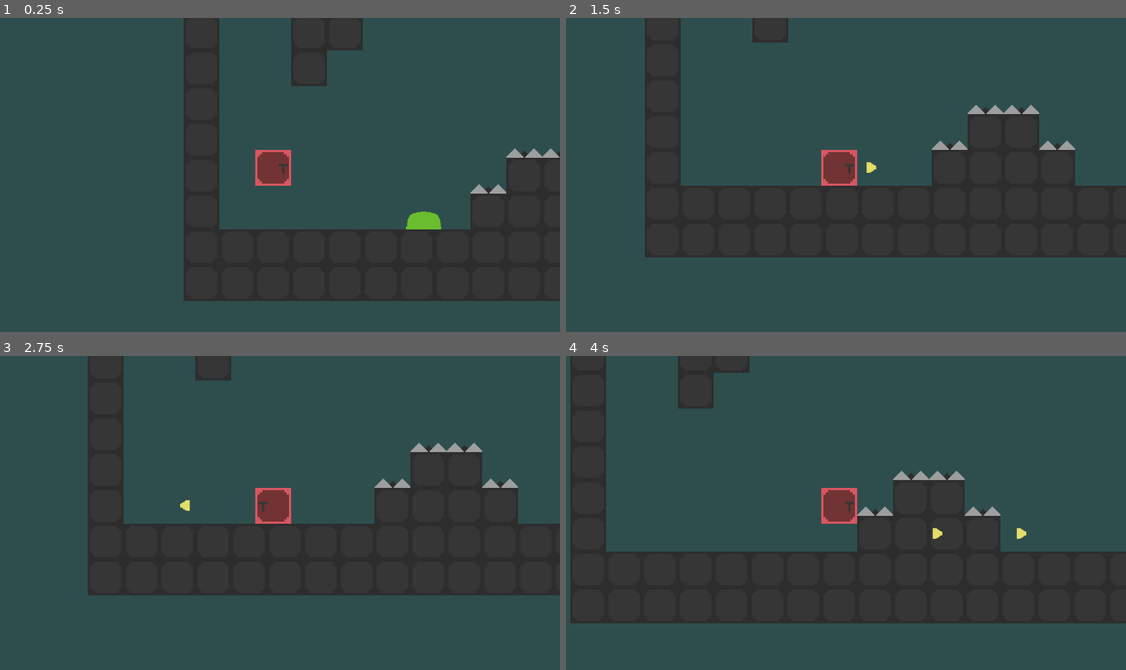
Above: before the commit, frames 1-4 (two rows, left to right).
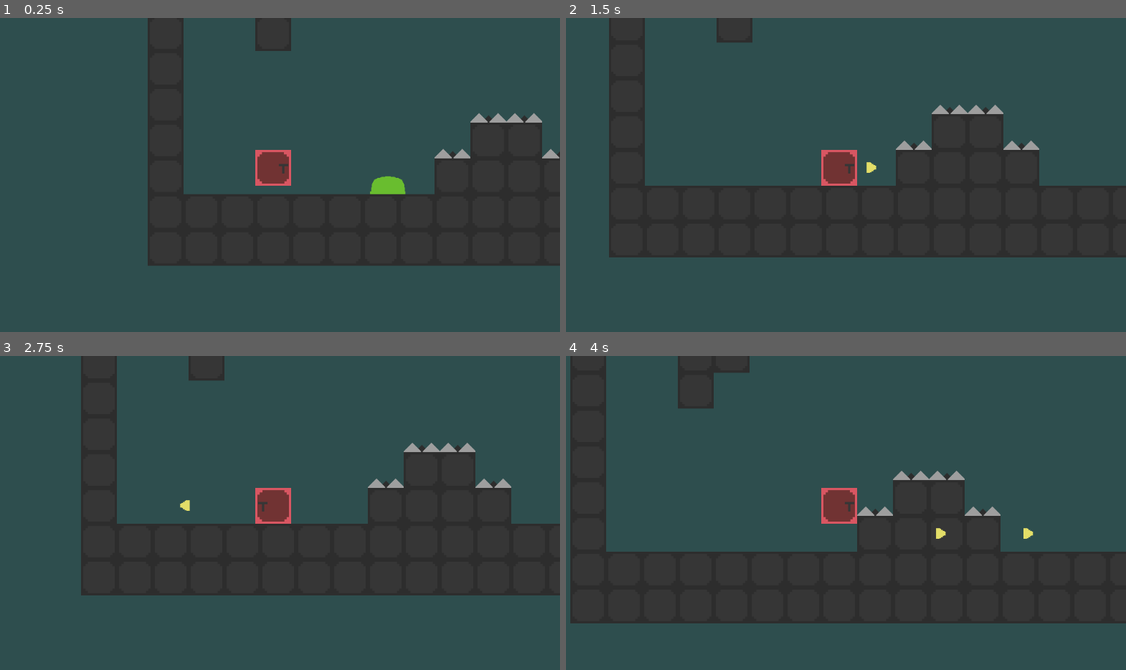
Above: after the commit, the same moments.

Repository: AA6363/Conquer-the-Tower
Game: Godot game, scene res://Scenes/Test-world.tscn
The game is run twice, just before and just after one commit, with the same random seed, the same clock (stepped at 60 frames per second) and the same inputs.
Inputs:
- Up to frame 1 (0.25 s): no input
- Up to frame 2 (1.5 s): hold Right (ui_right) from 0.53 s (still down); tap B (shoot) at 0.6, 1.35 s; tap Space (jump) at 0.77 s
- Up to frame 3 (2.75 s): tap Space (jump) at 1.52 s; release Right (ui_right) at 2.03 s; hold Left (ui_left) from 2.03 s (still down); tap B (shoot) at 2.1 s
- Up to frame 4 (4 s): release Left (ui_left) at 2.78 s; hold Right (ui_right) from 2.78 s (still down); tap B (shoot) at 2.85, 3.6 s; tap Space (jump) at 3.02, 3.77 s

The runs differ from the first frame. In frame 1, 9.3% of the frame differs, in the area x 26-100%, y 0-91%; in frame 2, 4.3%; in frame 3, 1.7%; in frame 4, 0.1%.

Commit message:
Revert "Change player position"
This reverts commit 3a548bfeaf51362086943846944923a0b70914c6.

Diff:
--- a/Prototypes/001/Scenes/Test-world.tscn
+++ b/Prototypes/001/Scenes/Test-world.tscn
@@ -13,7 +13,7 @@
 tile_data = PoolIntArray( 0, 0, 0, 1, 0, 0, 2, 0, 0, 3, 0, 0, 4, 0, 0, 5, 0, 0, 6, 0, 0, 7, 0, 0, 8, 0, 0, 9, 0, 0, 10, …(1405 unchanged characters)…
 
 [node name="Player" parent="." instance=ExtResource( 1 )]
-position = Vector2( 160, 320 )
+position = Vector2( 224, 383 )
 
 [node name="Spike" parent="." instance=ExtResource( 3 )]
 position = Vector2( 544, 384 )
